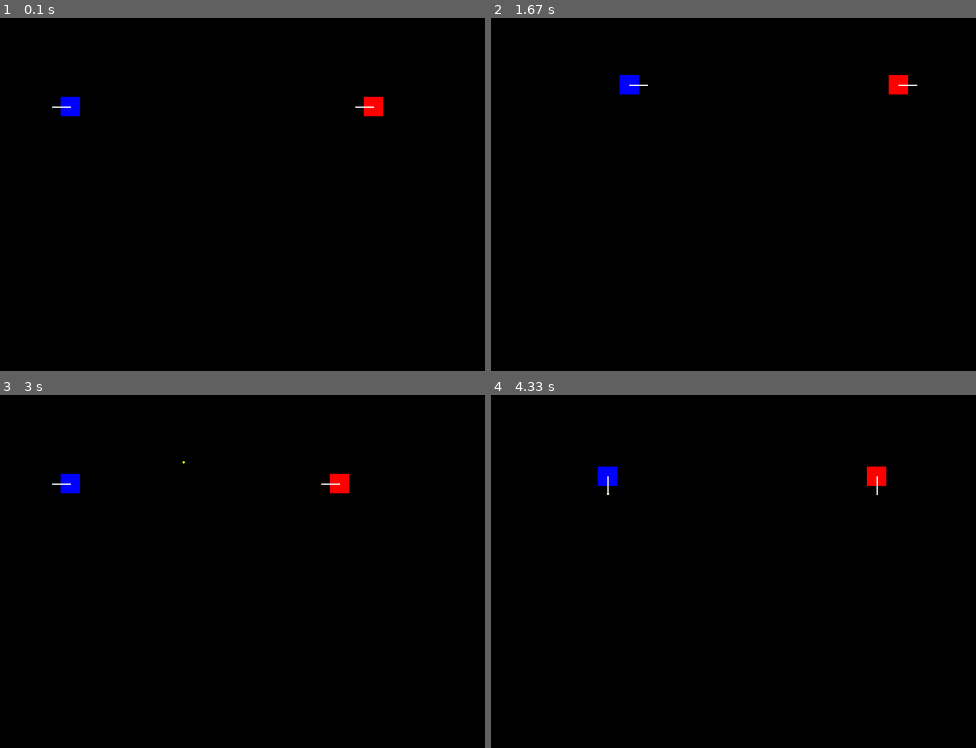
Above: before the commit, frames 1-4 (two rows, left to right).
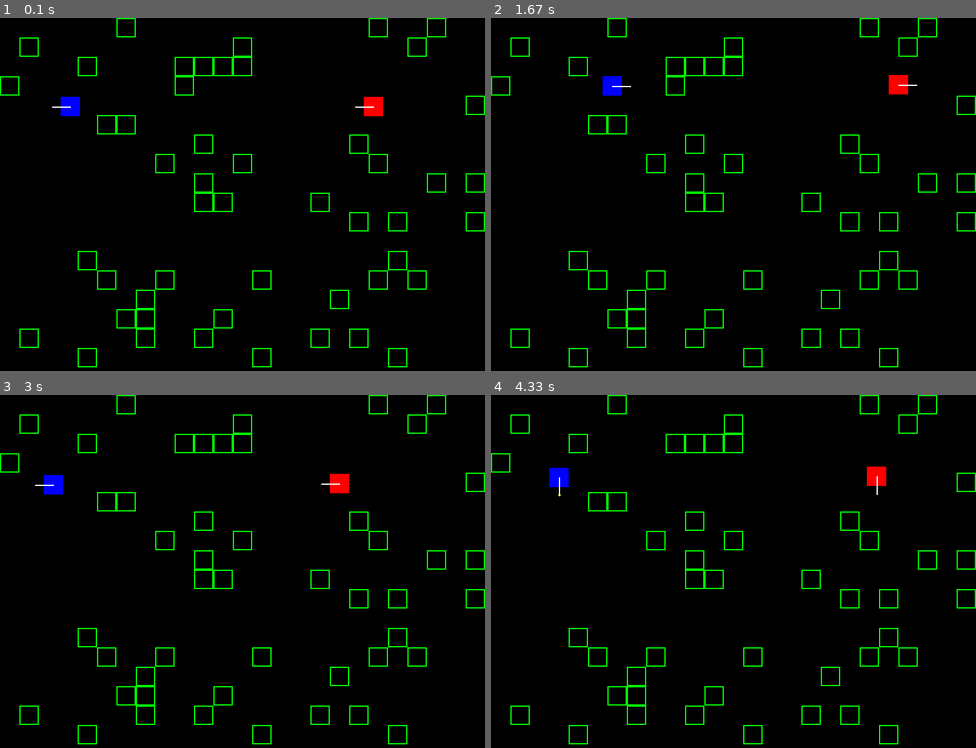
Above: after the commit, the same moments.

Repository: RVNomsk/PyGame_project
Game: pygame game, started from Second_year_learning/PyGame ПРОЕКТ/main.py
Two runs of this game, one before a commit and one after it. Both use one fixed random seed, a clock stepped at 60 frames per second and the inputs below.
Inputs:
- Up to frame 1 (0.1 s): no input
- Up to frame 2 (1.67 s): hold Right 0.33-0.8 s; hold Up 0.83-1.13 s; hold W 0.83-1.13 s; hold Right 1.17-1.63 s; hold D 1.17-1.63 s
- Up to frame 3 (3 s): hold Left 1.67-2.2 s; hold A 1.67-2.2 s; tap V at 1.82 s; hold Down 2.23-2.53 s; hold S 2.23-2.53 s; hold Left 2.57-2.97 s; hold A 2.57-2.97 s
- Up to frame 4 (4.33 s): hold Up 3-3.37 s; hold W 3-3.37 s; tap Space at 3.07, 3.47, 3.77, 4.13 s; hold Right 3.4-4.03 s; hold D 3.4-4.03 s; tap V at 3.55 s; hold Down from 4.07 s (still down); hold S from 4.07 s (still down)

The runs differ from the first frame. In frame 1, 2.6% of the frame differs, in the area x 0-100%, y 0-99%; in frame 2, 3.0%; in frame 3, 2.9%; in frame 4, 3.0%.

Commit message:
Пришлось общие константы (настройки игры) вынести в settings.py написан класс block функция создания блоков на карте танк не может теперь наезжать на объекты

Diff:
--- /dev/null
+++ b/Second_year_learning/PyGame ПРОЕКТ/block.py
@@ -0,0 +1,28 @@
+from lists_of_objects import objects
+import pygame
+
+
+class Block:
+    def __init__(self, px, py, size):
+        # добавим блок в список всех объектов
+        objects.append(self)
+        # для отличия объектов (танков и блоков)
+        # для простоты создадим переменную type
+        self.type = 'block'
+        # впишем блок в квадрат
+        self.rect = pygame.Rect(px, py, size, size)
+        # параметр здоровья
+        self.hp = 1
+
+    def update(self):
+        pass
+
+    # отрисовка блока на экране screen
+    def draw(self, screen):
+        pygame.draw.rect(surface=screen, color="green",
+                         rect=self.rect, width=2)
+
+    def damage(self, value):
+        self.hp -= value
+        if self.hp <= 0:
+            objects.remove(self)
--- a/Second_year_learning/PyGame ПРОЕКТ/bullet.py
+++ b/Second_year_learning/PyGame ПРОЕКТ/bullet.py
@@ -3,8 +3,8 @@
 # с которым будет взаимодействовать пуля
 from lists_of_objects import bullets, objects
 
-# ширина, высота экрана
-WIDTH, HEIGHT = 800, 600
+# импортируем размеры окна
+from settings import WIDTH, HEIGHT
 
 
 class Bullet:
--- a/Second_year_learning/PyGame ПРОЕКТ/lists_of_objects.py
+++ b/Second_year_learning/PyGame ПРОЕКТ/lists_of_objects.py
@@ -2,3 +2,5 @@
 objects = []
 # список всех пуль
 bullets = []
+# список всех блоков (стен)
+blocks = []
--- a/Second_year_learning/PyGame ПРОЕКТ/main.py
+++ b/Second_year_learning/PyGame ПРОЕКТ/main.py
@@ -1,18 +1,19 @@
 import pygame
 # подключаем класс танков
 from tank import Tank
+# подключаем класс блоков
+from block import Block
 
 from lists_of_objects import objects, bullets
 
+from random import randint
+
+# импортируем ширину и высоту экрана,
+# частоту обновления кадров и цвет экрана
+from settings import WIDTH, HEIGHT, FPS, SCREEN_COLOR, SIZE
+
 # инициализация
 pygame.init()
-
-# ширина, высота экрана
-WIDTH, HEIGHT = 800, 600
-# частота обновления кадров в секунду
-FPS = 60
-# цвет экрана
-SCREEN_COLOR = (0, 0, 0)
 
 # создадим игровое окно
 screen = pygame.display.set_mode(size=(WIDTH, HEIGHT))
@@ -41,6 +42,33 @@
                        pygame.K_v))
 # objects += [tank1, tank2]
 
+
+# функция расстановки блоков
+def create_blocks(count_of_blocks):
+    for _ in range(count_of_blocks):
+        # будем генерировать координаты до тех пор, пока
+        # блоки не будут наслаиваться друг на друга
+        while True:
+            x = randint(0, WIDTH // SIZE - 1) * SIZE
+            y = randint(0, HEIGHT // SIZE - 1) * SIZE
+            rect = pygame.Rect(x, y, SIZE, SIZE)
+
+            # проверим, что блок не накладывается ни
+            # на какие объекты
+            can_create = True
+            for obj in objects:
+                if rect.colliderect(obj.rect):
+                    can_create = False
+            if can_create:
+                break
+
+        # создадим блок
+        Block(x, y, SIZE)
+
+
+create_blocks(50)
+
+
 # основной игровой цикл
 running = True
 while running:
@@ -59,7 +87,10 @@
 
     # обновляем список всех объектов игры
     for obj in objects:
-        obj.update(keys)
+        if obj.type == 'tank':
+            obj.update(keys)
+        elif obj.type == 'block':
+            obj.update()
 
     # отрисовка экрана на каждой итерации
     screen.fill(SCREEN_COLOR)
--- /dev/null
+++ b/Second_year_learning/PyGame ПРОЕКТ/settings.py
@@ -0,0 +1,10 @@
+# ширина, высота экрана
+WIDTH, HEIGHT = 800, 600
+# частота обновления кадров в секунду
+FPS = 60
+# цвет экрана
+SCREEN_COLOR = (0, 0, 0)
+# размер картинки в пикселях
+SIZE = 32
+# направления по осям х и y
+DIRECTS = [(-1, 0), (1, 0), (0, -1), (0, 1)]
--- a/Second_year_learning/PyGame ПРОЕКТ/tank.py
+++ b/Second_year_learning/PyGame ПРОЕКТ/tank.py
@@ -4,10 +4,8 @@
 
 from lists_of_objects import objects, bullets
 
-# размер картинки в пикселях
-SIZE = 32
-# направления по осям х и y
-DIRECTS = [(-1, 0), (1, 0), (0, -1), (0, 1)]
+# импорт размера танка и направления
+from settings import SIZE, DIRECTS
 
 
 class Tank:
@@ -46,6 +44,11 @@
 
     # обновление
     def update(self, keys):
+        # танк не должен наезжать на стену и другой танк
+        # если танк столкнулся с другим объектом, то возвращаем
+        # его координаты на прежнюю позицию
+        x_before, y_before = self.rect.topleft
+
         if keys[self.key_left]:
             # при нажатии влево координата по х изменяется на self.move_speed
             self.rect.x -= self.move_speed
@@ -62,6 +65,11 @@
             self.rect.y += self.move_speed
             self.direct = 3
             # print("move")
+
+        for obj in objects:
+            if obj is not self and self.rect.colliderect(obj.rect):
+                self.rect.topleft = x_before, y_before
+
         # стрельба происходит независимо от передвижения танка
         if keys[self.key_shot] and self.shot_timer == 0:
             # print("shot")
